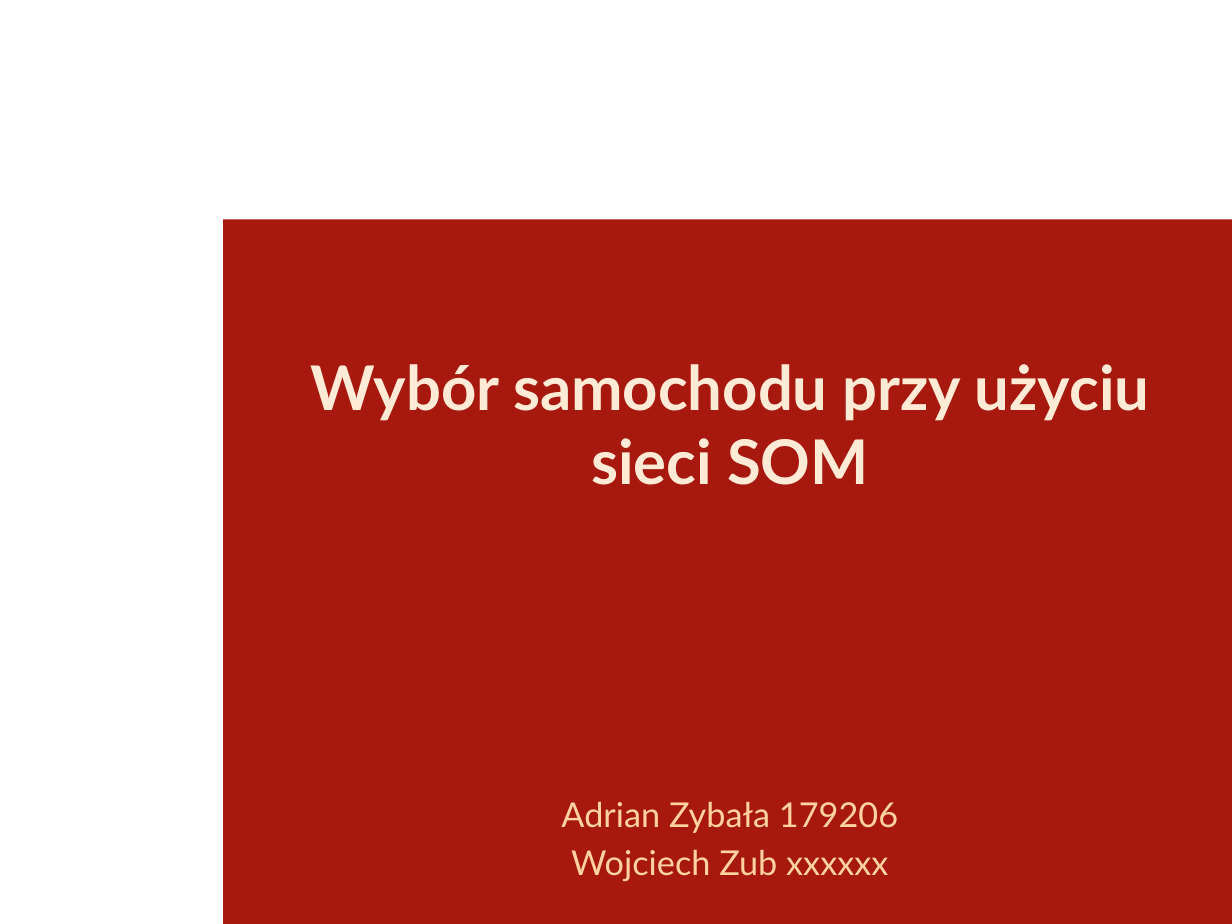
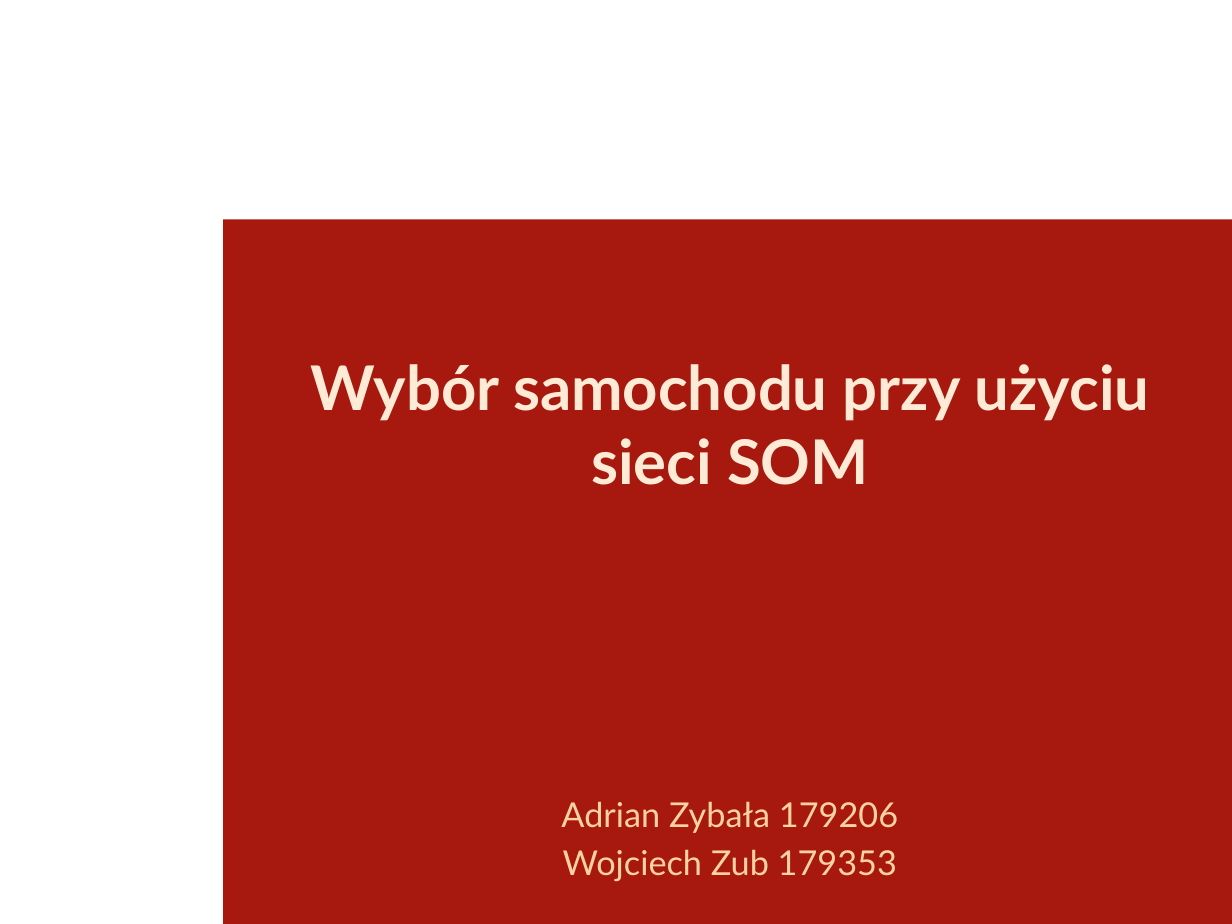
Before and after one commit to lastverb/SWDSOM, a slide deck: slide 1 of Prezentacja.pptx. Drawn at 1232x924 pixels with LibreOffice and Linux fonts; fonts in the diff are those of the drawing; background and template pictures are left out. Boxes give left, top, right and bottom in pixels: in the first picture for what was removed or moved away, otherwise in the second. Text is boxed around its words. In the diff, an @@ line names an element or a change of style, - is before the commit and + after.

```diff
--- a/Prezentacja.pptx
+++ b/Prezentacja.pptx
@@ subtitle at <box>563,849,897,881</box>: text changed @@
-Wojciech Zub xxxxxx
+Wojciech Zub 179353
```
Also in this commit, not shown: 4 other slides changed, 2 slides added.
